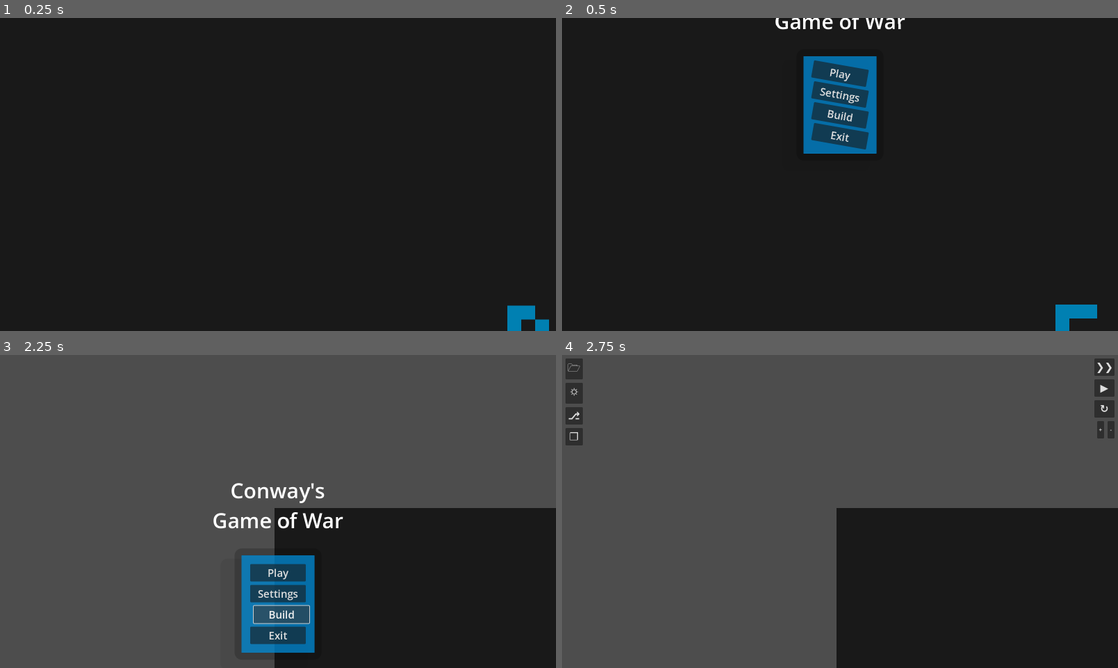
Above: before the commit, frames 1-4 (two rows, left to right).
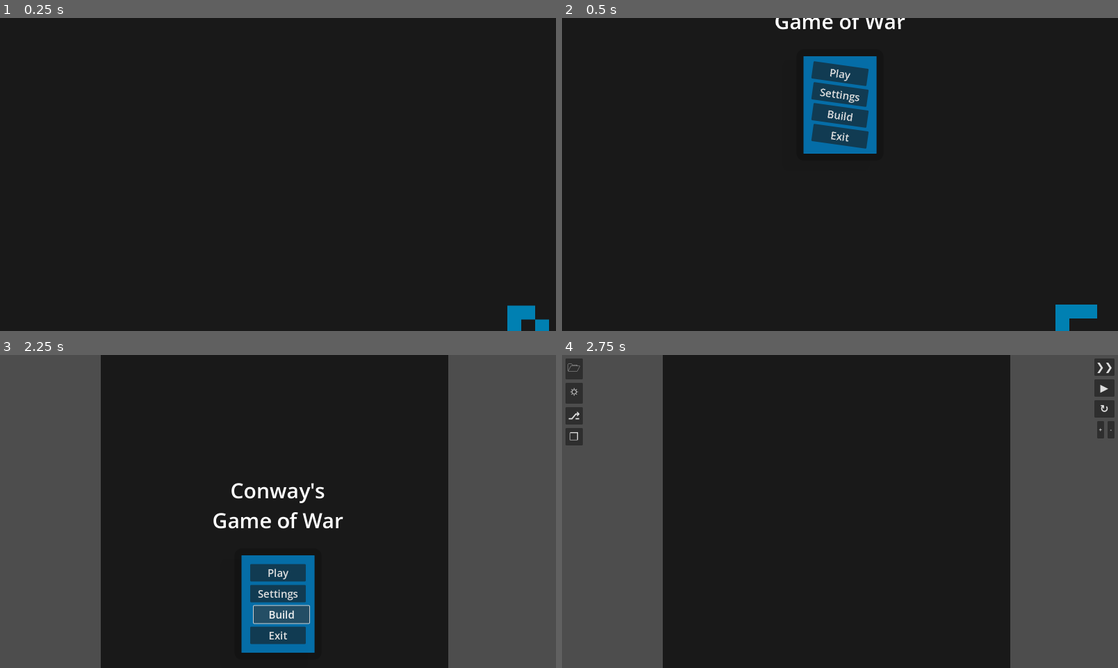
Above: after the commit, the same moments.

Repository: HUG-DEALR/conways_gow
Game: Godot game, scene res://Scenes/world.tscn
The game is run twice, just before and just after one commit, with the same random seed, the same clock (stepped at 60 frames per second) and the same inputs.
Inputs:
- Up to frame 1 (0.25 s): no input
- Up to frame 2 (0.5 s): no input
- Up to frame 3 (2.25 s): click "Settings" at 0.5 s; click "X" at 1.25 s; click "Build" at 2 s
- Up to frame 4 (2.75 s): no input

Frame 1 is identical in both runs. In frame 2, 0.3% of the frame differs, in the area x 44-56%, y 13-42%; in frame 3, 54%; in frame 4, 56%, in the area x 18-100%, y 0-100%.

Commit message:
Camera now drifts back to the grid after going too far away

Diff:
--- a/Scenes/Menus/levels_menu.tscn
+++ b/Scenes/Menus/levels_menu.tscn
@@ -55,9 +55,10 @@
 layout_mode = 2
 theme_override_font_sizes/font_size = 30
 tab_alignment = 1
-current_tab = 0
+current_tab = 2
 
 [node name="Campaign_Levels" type="HBoxContainer" parent="PanelContainer/MarginContainer/TabContainer"]
+visible = false
 layout_mode = 2
 alignment = 1
 metadata/_tab_index = 0
@@ -67,7 +68,7 @@
 theme_override_constants/separation = 15
 
 [node name="ScrollContainer" type="ScrollContainer" parent="PanelContainer/MarginContainer/TabContainer/Campaign_Levels/VBoxContainer"]
-custom_minimum_size = Vector2(600, 400)
+custom_minimum_size = Vector2(700, 400)
 layout_mode = 2
 follow_focus = true
 horizontal_scroll_mode = 0
@@ -387,18 +388,78 @@
 vertical_alignment = 1
 
 [node name="Load_From_Local" type="HBoxContainer" parent="PanelContainer/MarginContainer/TabContainer"]
-visible = false
 layout_mode = 2
 theme_override_constants/separation = 10
 alignment = 1
 metadata/_tab_index = 2
 
-[node name="Open_from_local" type="Button" parent="PanelContainer/MarginContainer/TabContainer/Load_From_Local"]
-custom_minimum_size = Vector2(400, 100)
-layout_mode = 2
+[node name="VBoxContainer" type="VBoxContainer" parent="PanelContainer/MarginContainer/TabContainer/Load_From_Local"]
+layout_mode = 2
+theme_override_constants/separation = 15
+alignment = 1
+
+[node name="MarginContainer" type="MarginContainer" parent="PanelContainer/MarginContainer/TabContainer/Load_From_Local/VBoxContainer"]
+custom_minimum_size = Vector2(700, 400)
+layout_mode = 2
+
+[node name="Open_from_local" type="Button" parent="PanelContainer/MarginContainer/TabContainer/Load_From_Local/VBoxContainer/MarginContainer"]
+custom_minimum_size = Vector2(420, 100)
+layout_mode = 2
+size_flags_horizontal = 4
 size_flags_vertical = 4
 theme_override_font_sizes/font_size = 30
 text = "Open a Level from Local"
+
+[node name="HBoxContainer" type="HBoxContainer" parent="PanelContainer/MarginContainer/TabContainer/Load_From_Local/VBoxContainer"]
+visible = false
+layout_mode = 2
+size_flags_horizontal = 4
+theme_override_constants/separation = 20
+alignment = 1
+
+[node name="Play" type="Button" parent="PanelContainer/MarginContainer/TabContainer/Load_From_Local/VBoxContainer/HBoxContainer"]
+custom_minimum_size = Vector2(150, 50)
+layout_mode = 2
+theme_override_font_sizes/font_size = 30
+disabled = true
+text = "Play"
+
+[node name="AnimatedControl" type="Node" parent="PanelContainer/MarginContainer/TabContainer/Load_From_Local/VBoxContainer/HBoxContainer/Play"]
+script = ExtResource("1_b7idg")
+hover_position = Vector2(0, -10)
+hover_transition = 7
+hover_easing = 2
+metadata/_custom_type_script = "uid://bmgpsk2dcdkx8"
+
+[node name="HSeparator" type="HSeparator" parent="PanelContainer/MarginContainer/TabContainer/Load_From_Local/VBoxContainer"]
+modulate = Color(1, 1, 1, 0)
+layout_mode = 2
+
+[node name="VBoxContainer2" type="VBoxContainer" parent="PanelContainer/MarginContainer/TabContainer/Load_From_Local"]
+visible = false
+layout_mode = 2
+
+[node name="Level_Name" type="Label" parent="PanelContainer/MarginContainer/TabContainer/Load_From_Local/VBoxContainer2"]
+custom_minimum_size = Vector2(200, 0)
+layout_mode = 2
+theme_override_font_sizes/font_size = 30
+horizontal_alignment = 1
+vertical_alignment = 1
+
+[node name="Level_Rating" type="Label" parent="PanelContainer/MarginContainer/TabContainer/Load_From_Local/VBoxContainer2"]
+custom_minimum_size = Vector2(200, 0)
+layout_mode = 2
+theme_override_font_sizes/font_size = 30
+horizontal_alignment = 1
+vertical_alignment = 1
+
+[node name="Level_Description" type="Label" parent="PanelContainer/MarginContainer/TabContainer/Load_From_Local/VBoxContainer2"]
+custom_minimum_size = Vector2(200, 0)
+layout_mode = 2
+theme_override_font_sizes/font_size = 25
+horizontal_alignment = 1
+vertical_alignment = 1
+autowrap_mode = 3
 
 [node name="Back" type="Button" parent="."]
 custom_minimum_size = Vector2(50, 50)
@@ -429,6 +490,6 @@
 horizontal_alignment = 1
 vertical_alignment = 2
 
-[connection signal="pressed" from="PanelContainer/MarginContainer/TabContainer/Campaign_Levels/VBoxContainer/HBoxContainer/Play" to="." method="_on_play_pressed"]
-[connection signal="pressed" from="PanelContainer/MarginContainer/TabContainer/Load_From_Local/Open_from_local" to="." method="_on_open_from_local_pressed"]
+[connection signal="pressed" from="PanelContainer/MarginContainer/TabContainer/Campaign_Levels/VBoxContainer/HBoxContainer/Play" to="." method="_on_campaign_play_pressed"]
+[connection signal="pressed" from="PanelContainer/MarginContainer/TabContainer/Load_From_Local/VBoxContainer/MarginContainer/Open_from_local" to="." method="_on_open_from_local_pressed"]
 [connection signal="pressed" from="Back" to="." method="_on_back_pressed"]
--- a/Scenes/Menus/main_menu.tscn
+++ b/Scenes/Menus/main_menu.tscn
@@ -65,7 +65,7 @@
 entrance_delay = 0.75
 entrance_transition = 7
 entrance_easing = 2
-entrance_rotation = 10.0
+entrance_rotation = 8.0
 entrance_size = Vector2(160, 50)
 metadata/_custom_type_script = "uid://bmgpsk2dcdkx8"
 
@@ -82,7 +82,7 @@
 wait_for = NodePath("../../Levels/AnimatedControl")
 entrance_transition = 7
 entrance_easing = 2
-entrance_rotation = 10.0
+entrance_rotation = 8.0
 entrance_size = Vector2(160, 50)
 metadata/_custom_type_script = "uid://bmgpsk2dcdkx8"
 
@@ -99,7 +99,7 @@
 wait_for = NodePath("../../Settings/AnimatedControl")
 entrance_transition = 7
 entrance_easing = 2
-entrance_rotation = 10.0
+entrance_rotation = 8.0
 entrance_size = Vector2(160, 50)
 metadata/_custom_type_script = "uid://bmgpsk2dcdkx8"
 
@@ -116,7 +116,7 @@
 wait_for = NodePath("../../Build/AnimatedControl")
 entrance_transition = 7
 entrance_easing = 2
-entrance_rotation = 10.0
+entrance_rotation = 8.0
 entrance_size = Vector2(160, 50)
 metadata/_custom_type_script = "uid://bmgpsk2dcdkx8"
 
--- a/Scripts/Game_camera.gd
+++ b/Scripts/Game_camera.gd
@@ -6,6 +6,7 @@
 
 var max_zoom: float = 10.0
 var min_zoom: float = 0.1
+var drift_tween: Tween
 
 func _unhandled_input(event: InputEvent) -> void:
 	if event is InputEventMouseButton and event.pressed:
@@ -30,3 +31,20 @@
 
 func move_after_zoom(prior_mouse_position: Vector2) -> void:
 	global_position += (prior_mouse_position - get_global_mouse_position())
+	drift_back_to_grid()
+
+func drift_back_to_grid() -> void:
+	var grid_center_position: Vector2 = (10.0) * Global.world_scene.level_info_dict["grid_dimensions"]/2.0
+	var displacement: Vector2 = position - grid_center_position
+	if displacement.length() > 1.25 * grid_center_position.length():
+		var end_position: Vector2 = displacement.normalized() * 1.0 * grid_center_position.length() + grid_center_position
+		if drift_tween:
+			drift_tween.kill()
+		drift_tween = create_tween()
+		drift_tween.pause()
+		drift_tween.set_ease(Tween.EASE_IN_OUT).set_trans(Tween.TRANS_CUBIC)
+		drift_tween.tween_property(self, "position", end_position, 1.5)
+		drift_tween.play()
+		await drift_tween.finished
+		if drift_tween:
+			drift_tween.kill()
--- a/Scripts/Global.gd
+++ b/Scripts/Global.gd
@@ -19,7 +19,7 @@
 var generation_number: int = 0
 
 func save_to_file(data_to_save: Dictionary, file_path: String) -> void:
-	var file := FileAccess.open(file_path, FileAccess.WRITE)
+	var file = FileAccess.open(file_path, FileAccess.WRITE)
 	if file == null:
 		push_error("Failed to open file for writing: " + file_path)
 		return
--- a/Scripts/levels_menu.gd
+++ b/Scripts/levels_menu.gd
@@ -3,10 +3,14 @@
 signal level_selected
 
 @onready var level_source_tab_container: TabContainer = $PanelContainer/MarginContainer/TabContainer
-@onready var play_button: Button = $PanelContainer/MarginContainer/TabContainer/Campaign_Levels/VBoxContainer/HBoxContainer/Play
-@onready var level_name_info_tab: Label = $PanelContainer/MarginContainer/TabContainer/Campaign_Levels/VBoxContainer2/Level_Name
-@onready var level_rating_info_tab: Label = $PanelContainer/MarginContainer/TabContainer/Campaign_Levels/VBoxContainer2/Level_Rating
-@onready var level_description_info_tab: Label = $PanelContainer/MarginContainer/TabContainer/Campaign_Levels/VBoxContainer2/Level_Description
+@onready var campaign_play_button: Button = $PanelContainer/MarginContainer/TabContainer/Campaign_Levels/VBoxContainer/HBoxContainer/Play
+@onready var campaign_level_name_info_tab: Label = $PanelContainer/MarginContainer/TabContainer/Campaign_Levels/VBoxContainer2/Level_Name
+@onready var campaign_level_rating_info_tab: Label = $PanelContainer/MarginContainer/TabContainer/Campaign_Levels/VBoxContainer2/Level_Rating
+@onready var campaign_level_description_info_tab: Label = $PanelContainer/MarginContainer/TabContainer/Campaign_Levels/VBoxContainer2/Level_Description
+@onready var load_from_local_play_button: Button = $PanelContainer/MarginContainer/TabContainer/Load_From_Local/VBoxContainer/HBoxContainer/Play
+@onready var load_from_local_level_name_info_tab: Label = $PanelContainer/MarginContainer/TabContainer/Load_From_Local/VBoxContainer2/Level_Name
+@onready var load_from_local_level_rating_info_tab: Label = $PanelContainer/MarginContainer/TabContainer/Load_From_Local/VBoxContainer2/Level_Rating
+@onready var load_from_local_level_description_info_tab: Label = $PanelContainer/MarginContainer/TabContainer/Load_From_Local/VBoxContainer2/Level_Description
 
 var levels_dict: Dictionary = { # Grid dimension, layout_dict, unlocked, Name, Rating, Description
 	"blank50": [Vector2i(50,50),{}, true, "Sandbox", "★★★", "An empty world to experiment in"],
@@ -17,7 +21,6 @@
 
 var focus_owner: Control = self
 var selected_level_id: String = ""
-var entry_exit_tween: Tween
 
 func _ready() -> void:
 	level_selected.connect(_on_level_selected)
@@ -28,6 +31,7 @@
 	level_source_tab_bar.set_tab_title(2, " Open From Local ")
 
 	level_source_tab_bar.set_tab_disabled(1, true)
+	level_source_tab_container.current_tab = 0
 
 func _input(event: InputEvent) -> void:
 	if event is InputEventMouseButton:
@@ -41,15 +45,15 @@
 
 func _on_level_selected() -> void:
 	var level_info: Array = levels_dict.get(selected_level_id)
-	play_button.disabled = !level_info[2]
-	level_name_info_tab.text = level_info[3]
-	level_rating_info_tab.text = level_info[4]
-	level_description_info_tab.text = level_info[5]
+	campaign_play_button.disabled = !level_info[2]
+	campaign_level_name_info_tab.text = level_info[3]
+	campaign_level_rating_info_tab.text = level_info[4]
+	campaign_level_description_info_tab.text = level_info[5]
 
 func _on_back_pressed() -> void:
 	Global.world_scene.button_signal("main")
 
-func _on_play_pressed() -> void:
+func _on_campaign_play_pressed() -> void:
 	if selected_level_id:
 		Global.world_scene.button_signal("play")
 		var level_data: Array = levels_dict.get(selected_level_id)
@@ -58,3 +62,7 @@
 func _on_open_from_local_pressed() -> void:
 	await Global.world_scene.open_level_from_local(false, true)
 	Global.world_scene.button_signal("play")
+#	load_from_local_play_button.disabled = false
+#	load_from_local_level_name_info_tab.text = Global.world_scene.level_info_dict["level_name"]
+#	load_from_local_level_description_info_tab.text = Global.world_scene.level_info_dict["level_description"]
+#	load_from_local_level_rating_info_tab.text = "☆☆☆"
--- a/Scripts/world.gd
+++ b/Scripts/world.gd
@@ -35,6 +35,7 @@
 	"logic_terms": {}, # format is node: ["outcome", "eval_string"]
 	"logic_menu_structure": {}, # format is arbitrary_index: [outcome_index, [object_index, [selection_indexes], [child_A_info], [child_B_info]]]
 	# Logic Object indexes are: 0=bool_constructor, 1=gen_count, 2=bool_var
+	"level_name": "",
 	"level_description": "",
 	"level_instructions": "",
 	"completion_rating": [false, false, false],
@@ -388,7 +389,7 @@
 			menus.get("GUI").set_play_pause(false)
 			Global.generation_number = 0
 			populate_cells(Vector2i(50,50), {}, true)
-			game_camera.position = Vector2.ZERO
+			game_camera.position = (cell_size + cell_margin) * level_info_dict["grid_dimensions"]/2.0
 			game_camera.zoom = Vector2.ONE * 2.0
 			game_camera.make_current()
 		"exit":
@@ -401,12 +402,12 @@
 			menus.get("GUI").set_play_pause(false)
 			Global.generation_number = 0
 			menus.get("GUI").set_gui_visible(true)
-			game_camera.position = Vector2.ZERO
+			game_camera.position = (cell_size + cell_margin) * level_info_dict["grid_dimensions"]/2.0
 			game_camera.zoom = Vector2.ONE * 2.0
 			game_camera.make_current()
 
 # File functions
-func open_level_from_local(skip_directory_prompt: bool = false, prevent_zone_editing: bool = false) -> bool:
+func open_level_from_local(skip_directory_prompt: bool = false, prevent_zone_editing: bool = false, populate_level: bool = true) -> bool:
 	var open_from_directory: String = ""
 	if skip_directory_prompt and active_directory.get_extension() == "cgow":
 		open_from_directory = active_directory
@@ -421,13 +422,23 @@
 	else:
 		print("Could not open file: " + open_from_directory + "\n" + loaded_file)
 		return false
-	populate_cells(loaded_file.get("grid_dimensions"), loaded_file.get("live_cells"), true)
-	level_info_dict = loaded_file
-	populate_zones(loaded_file.get("can_build_zones"), loaded_file.get("no_build_zones"), loaded_file.get("trigger_zones"), true, prevent_zone_editing)
-	populate_logic_terms(loaded_file.get("logic_menu_structure"))
+#	populate_cells(loaded_file.get("grid_dimensions"), loaded_file.get("live_cells"), true)
+#	level_info_dict = loaded_file
+#	populate_zones(loaded_file.get("can_build_zones"), loaded_file.get("no_build_zones"), loaded_file.get("trigger_zones"), true, prevent_zone_editing)
+#	populate_logic_terms(loaded_file.get("logic_menu_structure"))
 	if repair_current_file_missing_parameters():
 		print("Loaded file was missing parameters" + "\n" + "Missing parameters have been filled with default values")
+
+	if populate_level:
+		full_populate_level(loaded_file, prevent_zone_editing)
+
 	return true
+
+func full_populate_level(level_dict: Dictionary = level_info_dict, prevent_zone_editing: bool = false) -> void:
+	populate_cells(level_dict.get("grid_dimensions"), level_dict.get("live_cells"), true)
+	level_info_dict = level_dict
+	populate_zones(level_dict.get("can_build_zones"), level_dict.get("no_build_zones"), level_dict.get("trigger_zones"), true, prevent_zone_editing)
+	populate_logic_terms(level_dict.get("logic_menu_structure"))
 
 func save_level(level_data: Dictionary) -> void:
 	if active_directory:
@@ -469,6 +480,9 @@
 		repaired_parameters += 1
 	if not level_info_dict.has("logic_menu_structure"):
 		level_info_dict["logic_menu_structure"] = {}
+		repaired_parameters += 1
+	if not level_info_dict.has("level_name"):
+		level_info_dict["level_name"] = ""
 		repaired_parameters += 1
 	if not level_info_dict.has("level_description"):
 		level_info_dict["level_description"] = ""
